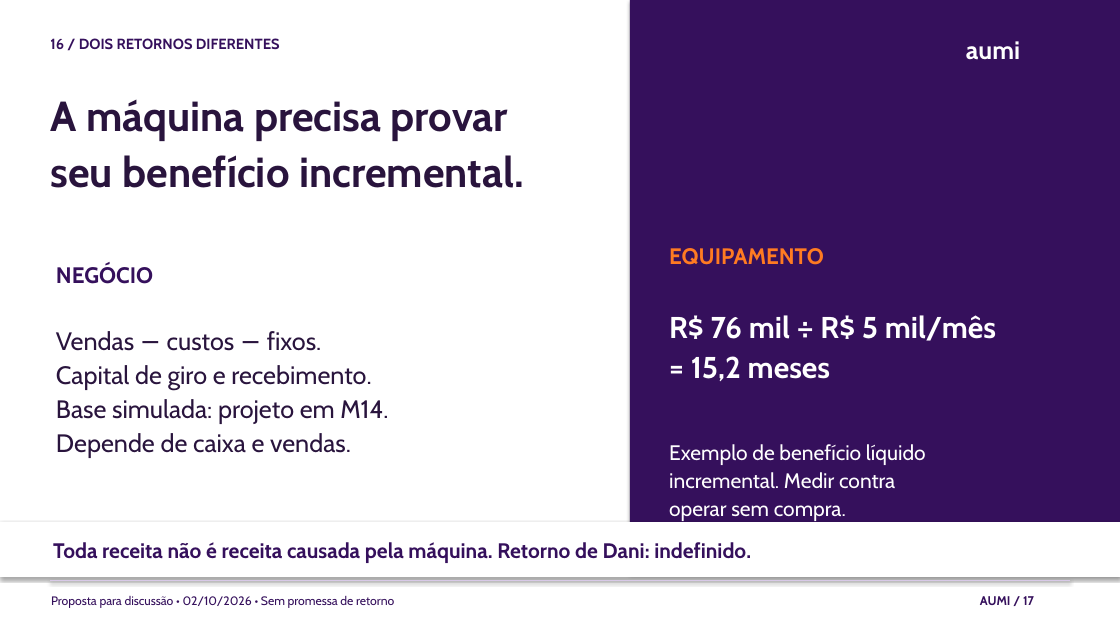
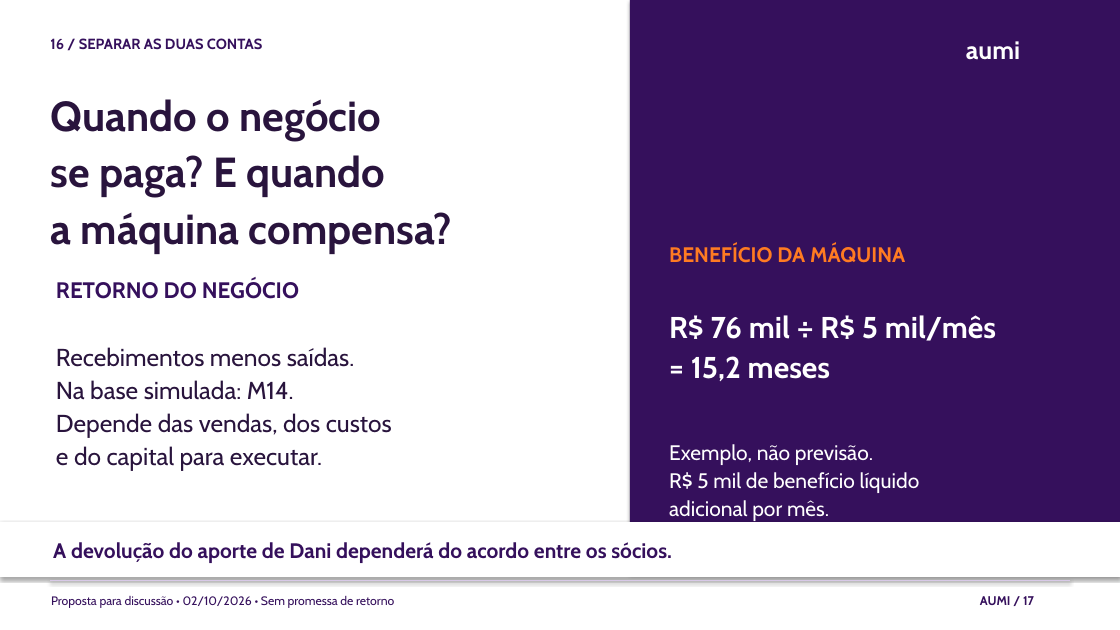
Before and after one commit to juboyy/topologic-business-plan, a slide deck: slide 17 of pitch-deck.pptx. Drawn at 1120x630 pixels with LibreOffice and Linux fonts; fonts in the diff are those of the drawing. Boxes give left, top, right and bottom in pixels: in the first picture for what was removed or moved away, otherwise in the second. Text is boxed around its words. In the diff, an @@ line names an element or a change of style, - is before the commit and + after.

Commit message:
Rewrite pitch copy around buyers, paid outcomes and Dani proposal

```diff
--- a/pitch-deck.pptx
+++ b/pitch-deck.pptx
@@ text at (50, 38, 263, 50): text changed @@
-16 / DOIS RETORNOS DIFERENTES
+16 / SEPARAR AS DUAS CONTAS
@@ text at (50, 99, 453, 254): text changed @@
-A máquina precisa provar
-seu benefício incremental.
+Quando o negócio
+se paga? E quando
+a máquina compensa?
@@ text at (669, 244, 905, 263): text changed; size 19.2 to 18 pt @@
-EQUIPAMENTO
+BENEFÍCIO DA MÁQUINA
@@ text at (56, 279, 299, 299): text changed @@
-NEGÓCIO
+RETORNO DO NEGÓCIO
@@ text at (56, 347, 392, 471): text changed; size 21.6 to 21 pt @@
-Vendas − custos − fixos.
-Capital de giro e recebimento.
-Base simulada: projeto em M14.
-Depende de caixa e vendas.
+Recebimentos menos saídas.
+Na base simulada: M14.
+Depende das vendas, dos custos
+e do capital para executar.
@@ text at (669, 444, 920, 521): text changed @@
-Exemplo de benefício líquido
-incremental. Medir contra
-operar sem compra.
+Exemplo, não previsão.
+R$ 5 mil de benefício líquido
+adicional por mês.
@@ text at (53, 542, 672, 563): text changed @@
-Toda receita não é receita causada pela máquina. Retorno de Dani: indefinido.
+A devolução do aporte de Dani dependerá do acordo entre os sócios.
```
Also in this commit, not shown: 18 other slides changed, 1 slide added, 1 slide removed, 4 other files.
